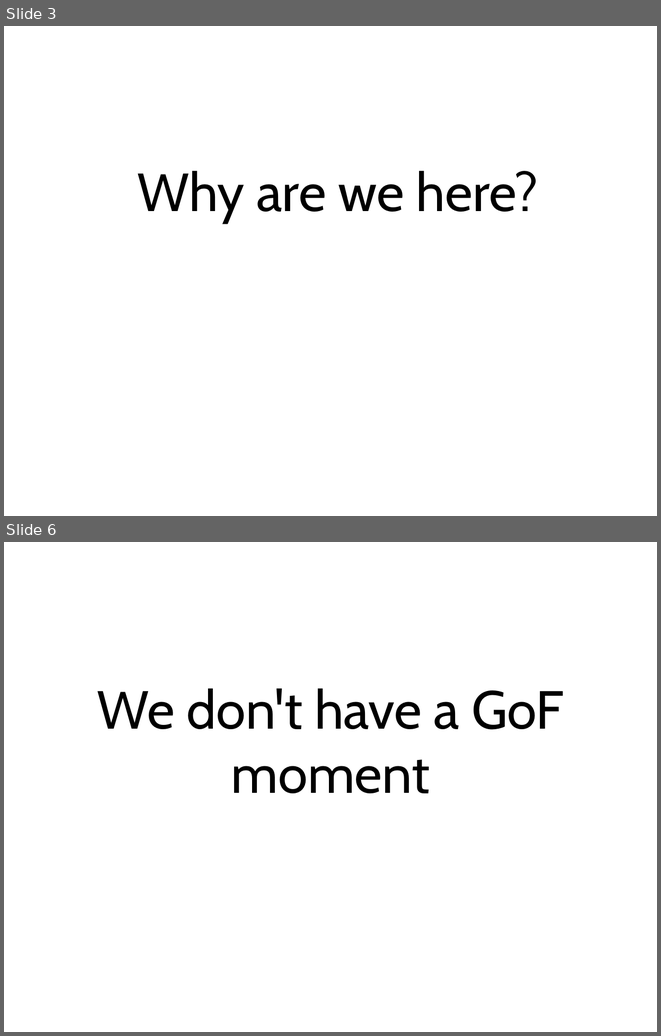
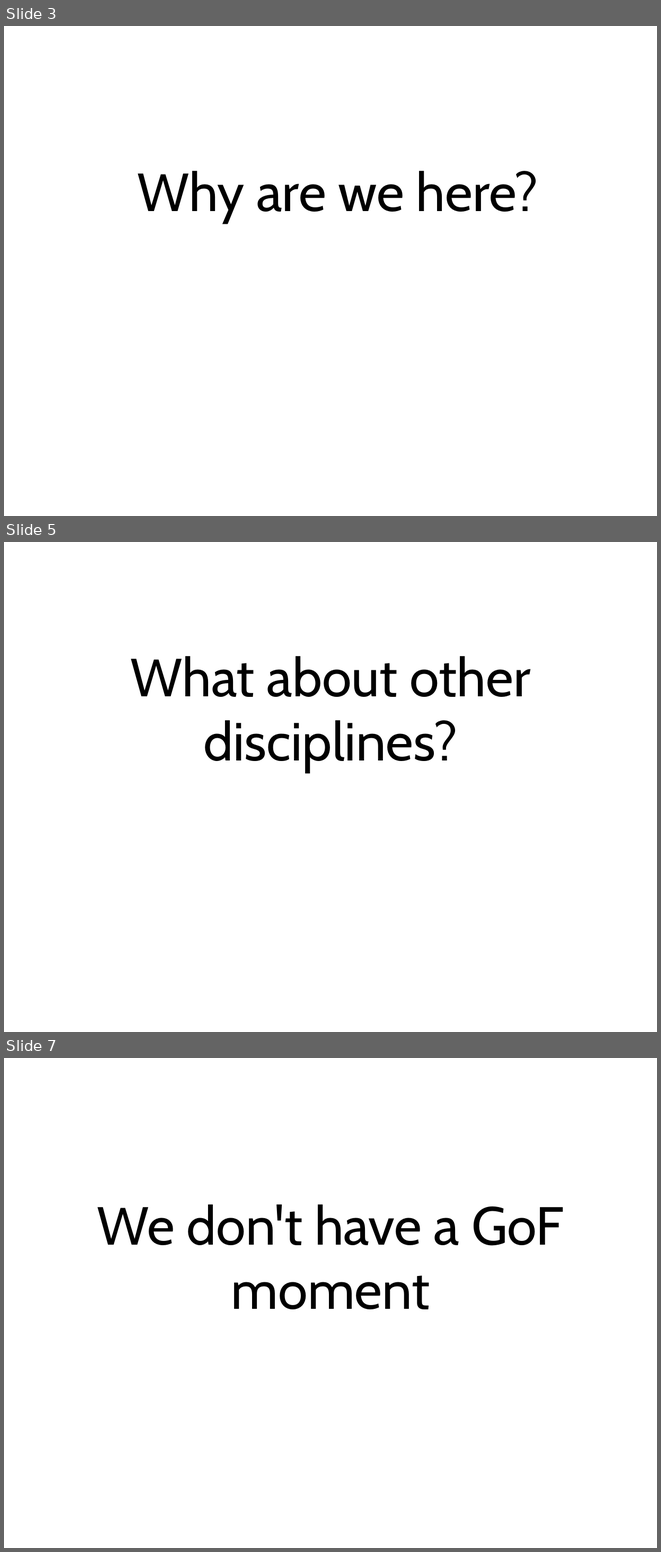
Before and after one commit to simpsonjulian/his-spa-materials, a slide deck: Presentation.odp. Shown one above the other, each under a label of ours: slides 3 and 6 before the commit, slides 3, 5 and 7 after it; the slides between them are not shown. The pictures are 661x1036 and 661x1552 pixels, drawn with LibreOffice and Linux fonts; fonts in the diff are those of the drawing. Boxes give left, top, right and bottom in pixels: in the first picture for what was removed or moved away, otherwise in the second. Text is boxed around its words. In the diff, an @@ line names an element or a change of style, - is before the commit and + after.

```diff
--- a/Presentation.odp
+++ b/Presentation.odp
@@ slide 5 added at bbox=[4, 542, 657, 1032], background #FFFFFF @@
@@ title added at bbox=[130, 656, 531, 772], 84 pt, text #000000 @@
+What about other disciplines?
@@ what was slide 6 is now slide 7 @@
```
Also in this commit, not shown: 8 slides changed, 2 other slides added, 1 slide removed, 1 other file.
